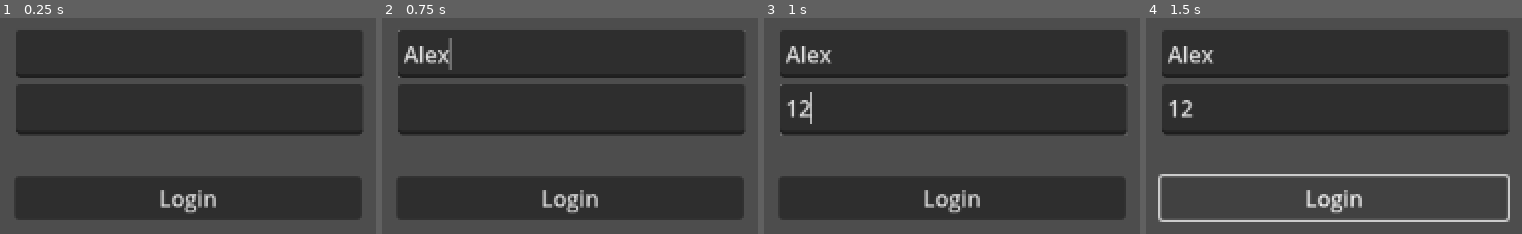
Above: before the commit, frames 1-4 (left to right).
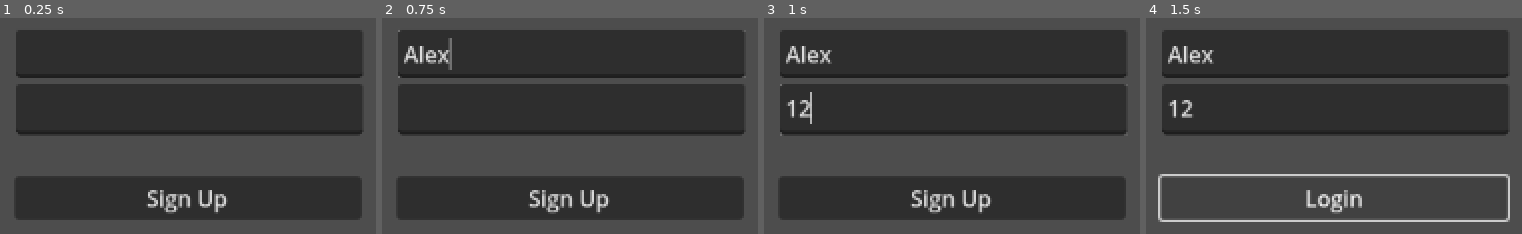
Above: after the commit, the same moments.

Repository: NoahP1608/CS-NEA
Game: Godot game, scene res://login_screen.tscn
The game is run twice, just before and just after one commit, with the same random seed, the same clock (stepped at 60 frames per second) and the same inputs. This scene is started directly instead of the project's main scene.
Inputs (mouse positions are in pixels of both pictures, inside the frame that each line leads up to):
- Up to frame 1 (0.25 s): no input
- Up to frame 2 (0.75 s): click (570, 54) at 0.52 s; type "Alex" at 0.6 s
- Up to frame 3 (1 s): click (952, 108) at 0.75 s; type "12" at 0.83 s
- Up to frame 4 (1.5 s): click "Login" (after the commit: "Sign Up") at 1.25 s

The runs differ from the first frame. In frame 1, 1.2% of the frame differs, in the area x 38-61%, y 79-91%; in frame 2, 1.2%; in frame 3, 1.2%; in frame 4, nothing differs.

Commit message:
working login stage

Diff:
--- a/Scripts/login_screen.gd
+++ b/Scripts/login_screen.gd
@@ -2,7 +2,10 @@
 
 var username = ''
 var password = ''
+var storedUsername = ''
+var storedPassword = ''
 @onready var message = $RichTextLabel
+var created = false
 
 func _ready():
 	message.visible = false
@@ -10,6 +13,17 @@
 func _on_button_pressed():
 	username = $Username.text
 	password = $Password.text
+	if not created and username != '' and password != '':
+		created = true
+		$Button.text = "Login"
+		storedUsername = username
+		storedPassword  = password
+	elif created:
+		if username == storedUsername and password == storedPassword:
+			print("correct login")
+		else:
+			message.visible = true
+			$Timer.start()
 	print(username,'',password)
 
 
--- a/login_screen.tscn
+++ b/login_screen.tscn
@@ -35,7 +35,7 @@
 offset_top = 379.0
 offset_right = 725.0
 offset_bottom = 410.0
-text = "Login"
+text = "Sign Up"
 
 [node name="RichTextLabel" type="RichTextLabel" parent="."]
 modulate = Color(0.67, 0.0871, 0.388265, 1)
